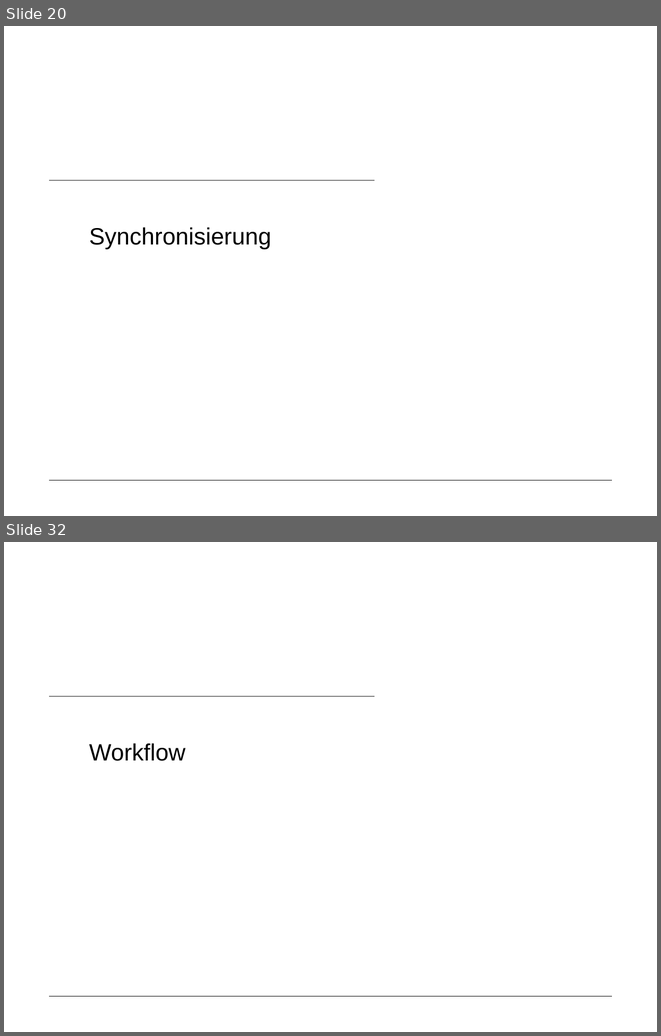
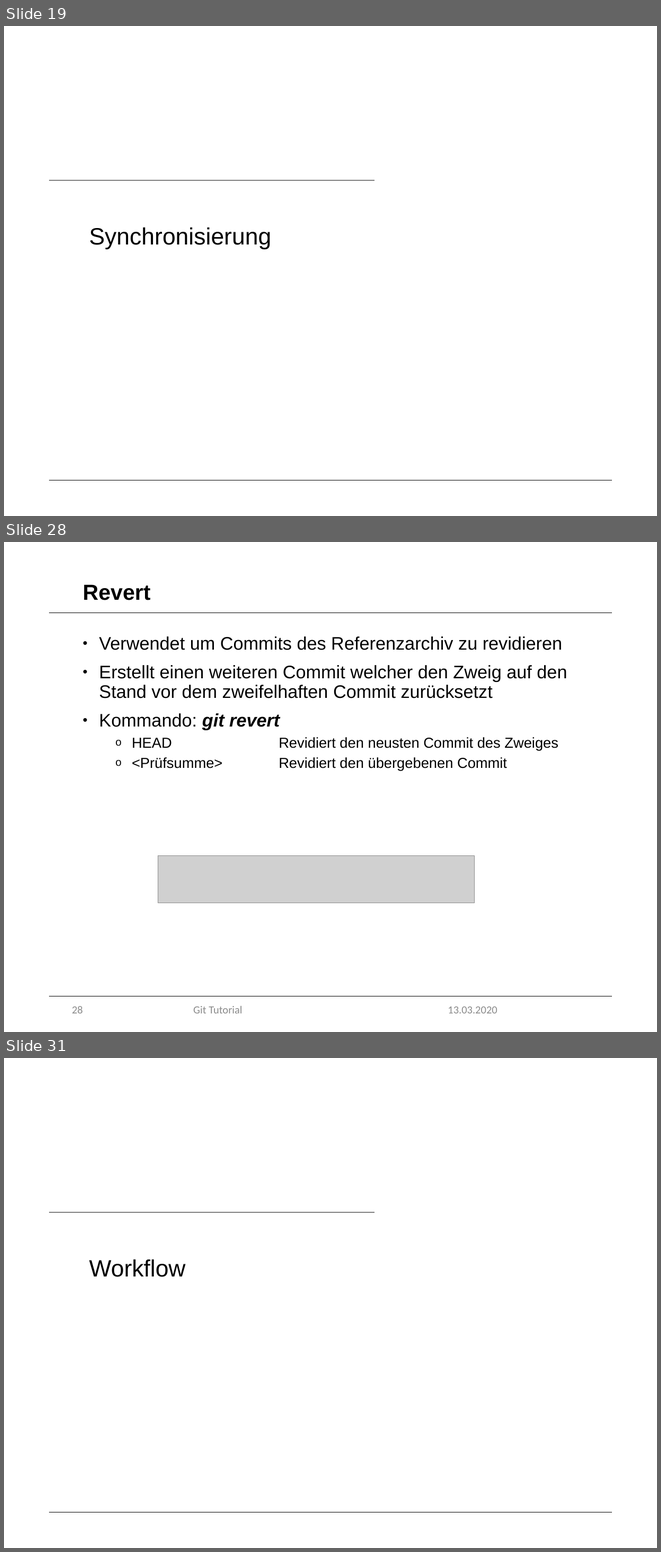
Before and after one commit to marcretzlaff/projektarbeit, a slide deck: Präsentation-90min/Präsentation-90min.pptx. Shown one above the other, each under a label of ours: slides 20 and 32 before the commit, slides 19, 28 and 31 after it; the slides between them are not shown. The pictures are 661x1036 and 661x1552 pixels, drawn with LibreOffice and Linux fonts; fonts in the diff are those of the drawing; grey boxes stand for pictures; background and template pictures are left out. Boxes give left, top, right and bottom in pixels: in the first picture for what was removed or moved away, otherwise in the second. Text is boxed around its words. In the diff, an @@ line names an element or a change of style, - is before the commit and + after.

Commit message:
Modified 90min Präsi
added reset, revert, index, commit, branch, tags
modified .gitignore, log, stash, merge

```diff
--- a/Präsentation-90min/Präsentation-90min.pptx
+++ b/Präsentation-90min/Präsentation-90min.pptx
@@ slide 28 added at [4,542,657,1032], background #FFFFFF; not listed: 1 template element that a slide beside it also shows @@
@@ title added at [83,584,151,600], 24 pt, text #000000, bold @@
+Revert
@@ line added from (49, 613) to (612, 613), #000000 0.5 pt @@
@@ text added at [99,636,567,770], 20 pt, text #000000 @@
+• Verwendet um Commits des Referenzarchiv zu revidieren
+• Erstellt einen weiteren Commit welcher den Zweig auf den Stand vor dem zweifelhaften Commit zurücksetzt
+• Kommando: git revert
+  o HEAD Revidiert den neusten Commit des Zweiges
+  o <Prüfsumme> Revidiert den übergebenen Commit
@@ picture added at [158,855,475,902] @@
@@ page number added at [72,1006,83,1013], 12 pt, text #8C8C8C @@
+28
@@ text added at [193,1006,242,1013], 12 pt, text #8C8C8C @@
+Git Tutorial
@@ text added at [448,1006,497,1013], 12 pt, text #8C8C8C @@
+13.03.2020
@@ what was slide 20 is now slide 19 @@
@@ what was slide 32 is now slide 31 @@
```
Also in this commit, not shown: 20 slides changed, 8 other slides added, 10 slides removed.
